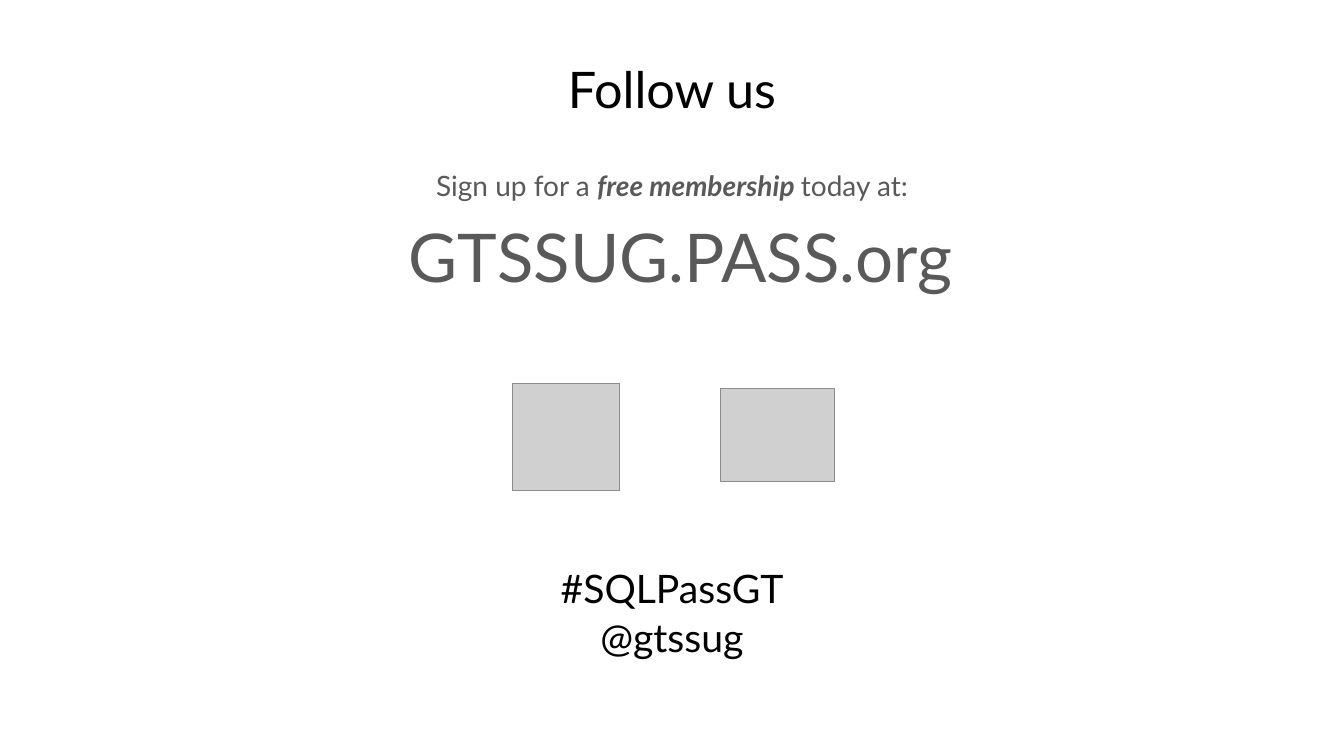
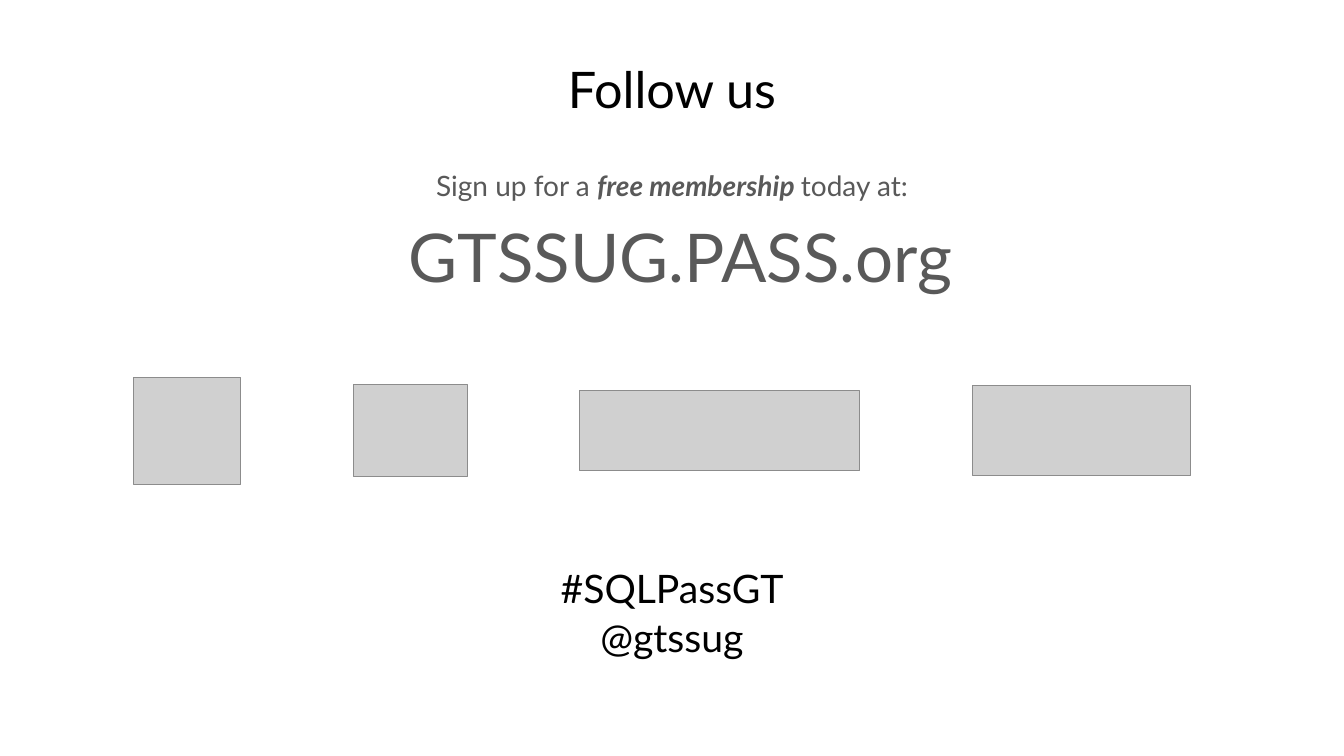
Before and after one commit to GTSSUG/Sessions, a slide deck: slide 17 of 20181129/PASS GTSSUG 20181129.pptx (slide 16 before the commit). Drawn at 1344x756 pixels with LibreOffice and Linux fonts; fonts in the diff are those of the drawing; grey boxes stand for pictures; background and template pictures are left out. Boxes give left, top, right and bottom in pixels: in the first picture for what was removed or moved away, otherwise in the second. Text is boxed around its words. In the diff, an @@ line names an element or a change of style, - is before the commit and + after.

```diff
--- a/20181129/PASS GTSSUG 20181129.pptx
+++ b/20181129/PASS GTSSUG 20181129.pptx
@@ picture: place and size @@
-picture at <box>512,384,619,491</box>
+picture at <box>134,377,241,484</box>
@@ picture: place and size @@
-picture at <box>721,388,835,481</box>
+picture at <box>354,384,468,477</box>
@@ picture added at <box>972,386,1191,476</box> @@
@@ picture added at <box>580,391,860,472</box> @@
```
Also in this commit, not shown: 2 other slides changed, 1 slide added.
